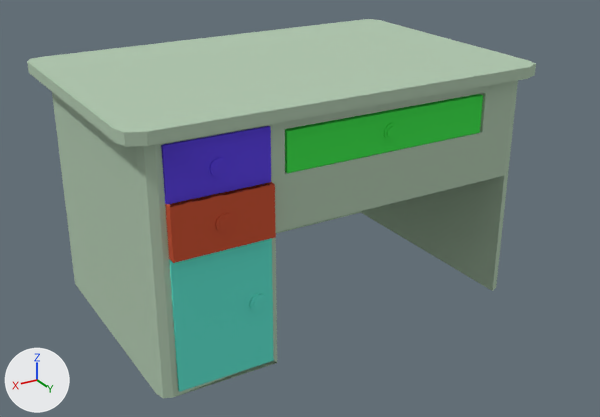
Two versions of the Blender file Assets/Custom Models/desky desk.blend, one commit apart.
Rendered twice from a camera (50 mm lens) standing at (5.54, 1.78, 4.57) and looking at (1.41, -5.1, 1.13). The axes (+X, +Y, +Z) are drawn at lower left. The lights are the same throughout.

Objects in the first picture: 'bottom cabinet', 'long drawer', 'mani chself', 'middle drawer.front', 'top drawer.top'.
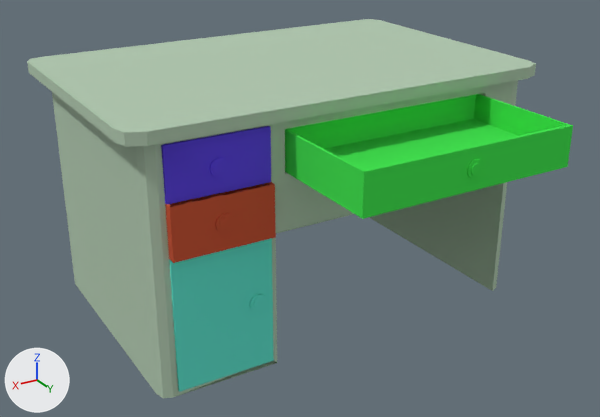
Where the change shows, as pixel boxes (x1, y1, x2, y2) in the pictures (600 x 417 px):
'long drawer.front', added (green): after (363, 125, 573, 219)
'long drawer', no longer drawn (green): before (285, 94, 483, 173)
'long drawer.rear', added (green): after (287, 94, 476, 149)
'long drawer.bottom', added (green): after (325, 119, 518, 170)
'long drawer.left', added (green): after (285, 129, 364, 219)
'long drawer.right', added (green): after (474, 94, 570, 136)

The change, as a list of edits to the scene's bpy script:
```text
Add me_long_drawer_rear:
    me_long_drawer_rear.from_pydata([(0.72, 0.37, 2.35), (-1.56, 0.37, 2.35), (-1.64, 0.42, 2.35), (0.8, 0.42, 2.35), (-1.64, 0.42, 2.09), (0.8, 0.42, 2.09)], [], [(1, 0, 3), (3, 2, 1), (2, 3, 5, 4)])
    me_long_drawer_rear.materials.append(mat_green_long_shelf)  # green #46e753
Add me_untitled_015:
    me_untitled_015.from_pydata([(0.72, 1.68, 1.96), (-1.56, 1.68, 1.96), (-1.56, 0.42, 2.09), (0.71, 0.42, 2.09), (0.71, 1.66, 2.09), (-1.56, 1.66, 2.09), (0.72, 0.37, 1.96), (-1.56, 0.37, 1.96)], [], [(1, 0, 6, 7), (4, 5, 2, 3)])
    me_untitled_015.materials.append(mat_green_long_shelf)  # green #46e753
Add me_untitled_014:
    me_untitled_014.from_pydata([(0.719, 0.365, 2.353), (0.719, 1.684, 1.96), (0.719, 1.684, 2.353), (0.695, 0.423, 2.353), (0.694, 1.646, 2.353), (0.695, 0.423, 2.091), (0.695, 1.661, 2.091), (0.719, 0.365, 1.96)], [], [(0, 2, 4, 3), (3, 4, 6, 5), (0, 7, 1, 2)])
    me_untitled_014.materials.append(mat_green_long_shelf)  # green #46e753
Add me_untitled_016:
    me_untitled_016.from_pydata([(-1.564, 0.365, 2.353), (-1.564, 1.684, 1.96), (-1.564, 1.684, 2.353), (-1.537, 0.423, 2.353), (-1.537, 1.645, 2.353), (-1.537, 0.423, 2.091), (-1.537, 1.647, 2.091), (-1.564, 0.365, 1.96)], [], [(2, 0, 3, 4), (7, 0, 2, 1), (4, 3, 5, 6)])
    me_untitled_016.materials.append(mat_green_long_shelf)  # green #46e753
Change ob_long_drawer:
    ob_long_drawer: bpy.data.objects.new('long drawer', me_untitled_008) -> bpy.data.objects.new('long drawer', None)
    ob_long_drawer.location: (1.32, -5.956, -0.04) -> (1.036, -4.082, 1.968)
Add ob_long_drawer_rear:
    ob_long_drawer_rear = bpy.data.objects.new('long drawer.rear', me_long_drawer_rear)
    ob_long_drawer_rear.parent = ob_long_drawer
    ob_long_drawer_rear.location = (1.32, -4.786, -0.0404)
Add ob_long_drawer_bottom:
    ob_long_drawer_bottom = bpy.data.objects.new('long drawer.bottom', me_untitled_015)
    ob_long_drawer_bottom.parent = ob_long_drawer
    ob_long_drawer_bottom.location = (1.32, -4.795, -0.0404)
Add ob_long_drawer_front:
    ob_long_drawer_front = bpy.data.objects.new('long drawer.front', me_untitled_017)  # 56 vertices, 71 faces; spans x -1.56..0.72, y 1.64..1.71, z 1.96..2.35; in mat_green_long_shelf (green #46e753)
    ob_long_drawer_front.parent = ob_long_drawer
    ob_long_drawer_front.location = (1.32, -4.795, -0.0404)
Add ob_long_drawer_left:
    ob_long_drawer_left = bpy.data.objects.new('long drawer.left', me_untitled_014)
    ob_long_drawer_left.parent = ob_long_drawer
    ob_long_drawer_left.location = (1.32, -4.795, -0.0404)
Add ob_long_drawer_right:
    ob_long_drawer_right = bpy.data.objects.new('long drawer.right', me_untitled_016)
    ob_long_drawer_right.parent = ob_long_drawer
    ob_long_drawer_right.location = (1.32, -4.795, -0.0404)
```
